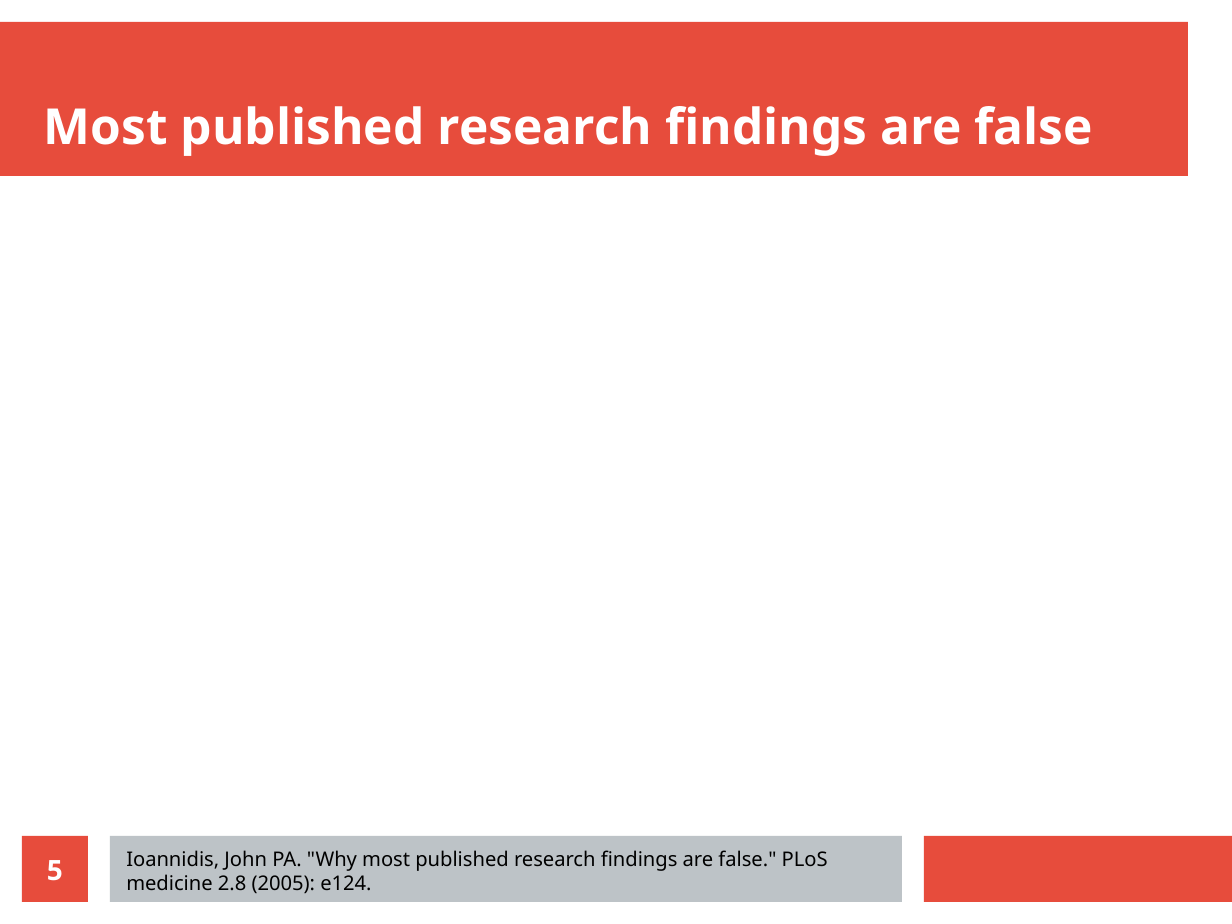
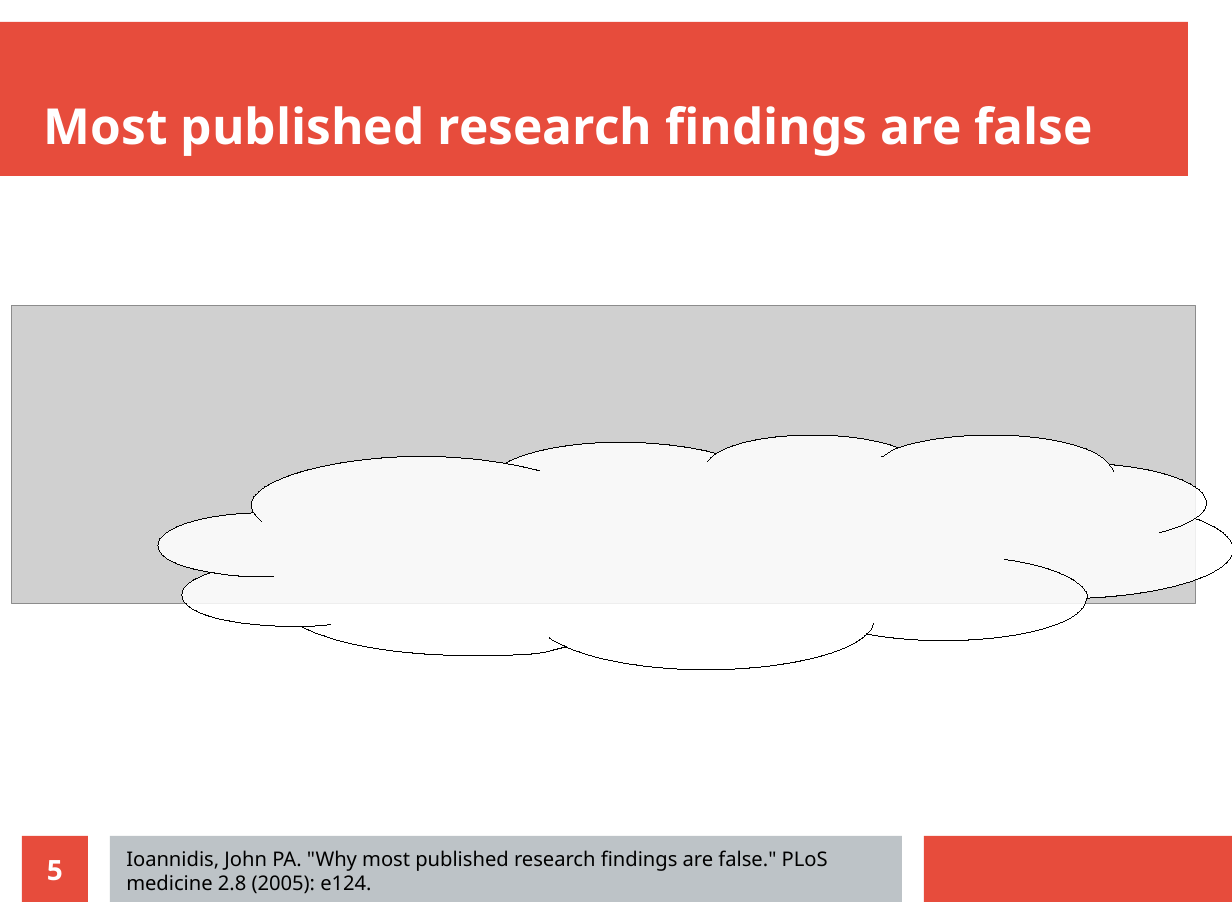
Before and after one commit to richelbilderbeek/open_science_presentation_20211111, a slide deck: slide 5 of open_science_presentation_20211111.odp. Drawn at 1232x924 pixels with LibreOffice and Linux fonts; fonts in the diff are those of the drawing; grey boxes stand for pictures. Boxes give left, top, right and bottom in pixels: in the first picture for what was removed or moved away, otherwise in the second. Text is boxed around its words. In the diff, an @@ line names an element or a change of style, - is before the commit and + after.

```diff
--- a/open_science_presentation_20211111.odp
+++ b/open_science_presentation_20211111.odp
@@ picture added at <box>11,305,1196,604</box> @@
@@ freeform shape added at <box>158,435,1232,670</box>, fill #FFFFFF at 86% opacity, outline #000000 0 pt @@
```
Also in this commit, not shown: 3 other slides changed, 11 slides added, 4 other files.
